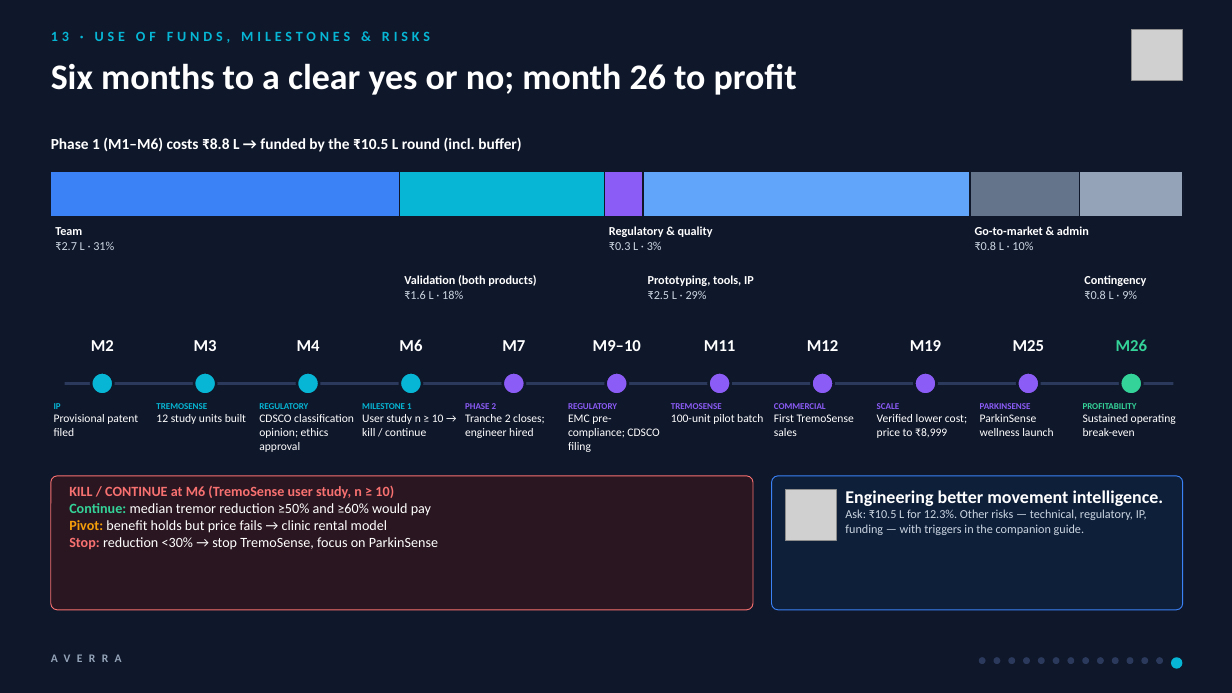
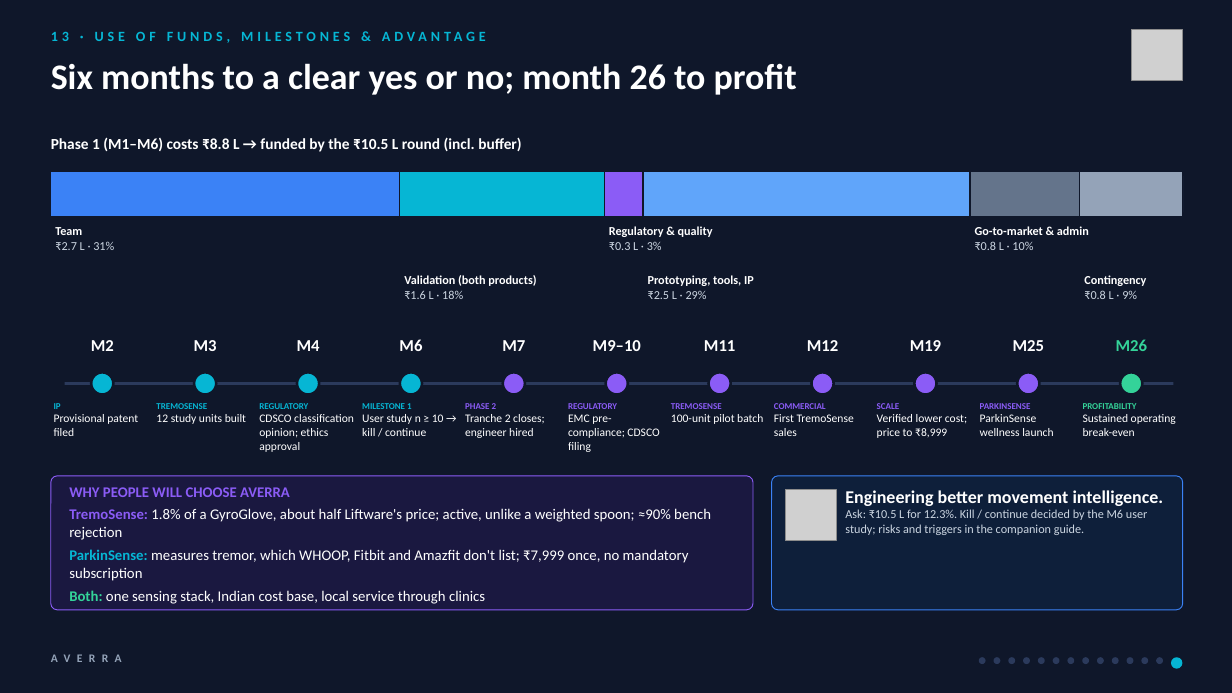
Before and after one commit to sudo-pranshu/AVERRA, a slide deck: slide 14 of deck/AVERRA_Pitch.pptx. Drawn at 1232x693 pixels with LibreOffice and Linux fonts; fonts in the diff are those of the drawing; grey boxes stand for pictures. Boxes give left, top, right and bottom in pixels: in the first picture for what was removed or moved away, otherwise in the second. Text is boxed around its words. In the diff, an @@ line names an element or a change of style, - is before the commit and + after.

```diff
--- a/deck/AVERRA_Pitch.pptx
+++ b/deck/AVERRA_Pitch.pptx
@@ text at <box>51,32,430,43</box>: text changed @@
-13 · USE OF FUNDS, MILESTONES & RISKS
+13 · USE OF FUNDS, MILESTONES & ADVANTAGE
@@ rounded rectangle at <box>51,476,753,610</box>: fill #2A1620 to #1A1840; outline #F87171 0.75 pt to #8B5CF6 0.75 pt @@
@@ text at <box>69,508,711,604</box>: text changed; size 11 to 11.5 pt @@
-KILL / CONTINUE at M6 (TremoSense user study, n ≥ 10)
-Continue: median tremor reduction ≥50% and ≥60% would pay
-Pivot: benefit holds but price fails → clinic rental model
-Stop: reduction <30% → stop TremoSense, focus on ParkinSense
+WHY PEOPLE WILL CHOOSE AVERRA
+TremoSense: 1.8% of a GyroGlove, about half Liftware's price; active, unlike a weighted spoon; ≈90% bench rejection
+ParkinSense: measures tremor, which WHOOP, Fitbit and Amazfit don't list; ₹7,999 once, no mandatory subscription
+Both: one sensing stack, Indian cost base, local service through clinics
@@ text at <box>845,509,1147,535</box>: text changed @@
-Ask: ₹10.5 L for 12.3%. Other risks — technical, regulatory, IP, funding — with triggers in the companion guide.
+Ask: ₹10.5 L for 12.3%. Kill / continue decided by the M6 user study; risks and triggers in the companion guide.
```
Also in this commit, not shown: 3 other slides changed, 7 other files.
